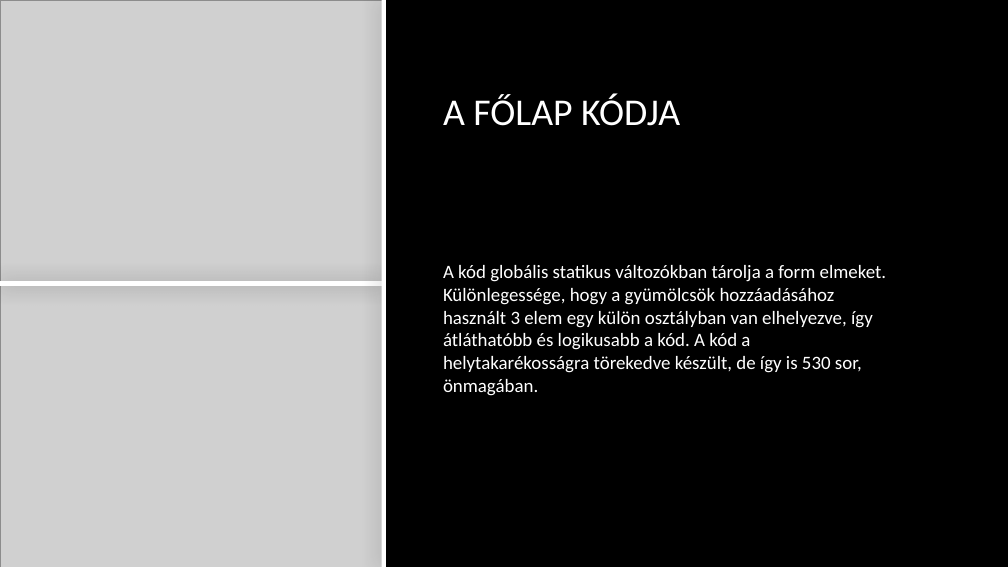
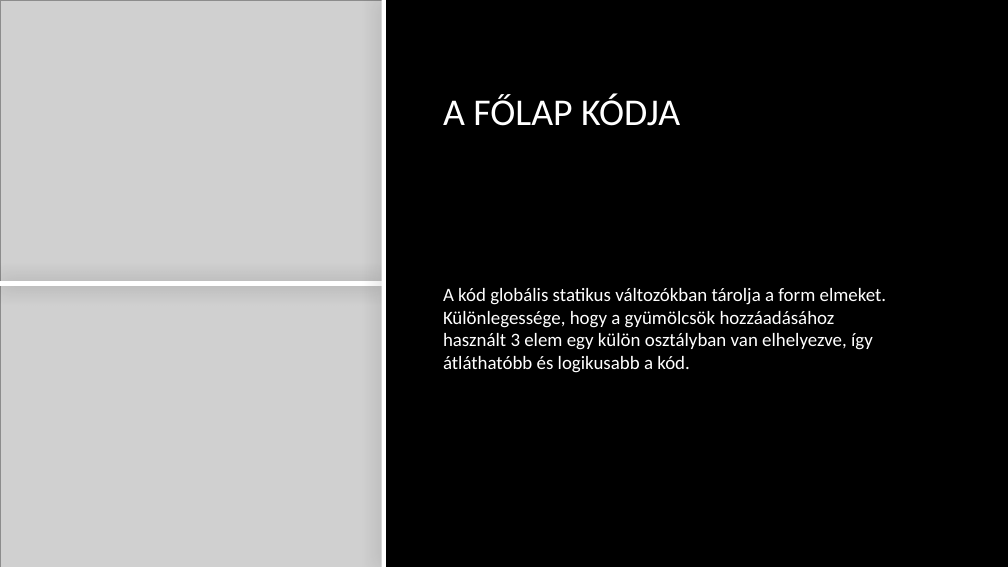
Before and after one commit to KendodiK/atvevo, a slide deck: slide 8 of Beszállítás kezelő program.pptx. Drawn at 1008x567 pixels with LibreOffice and Linux fonts; fonts in the diff are those of the drawing; grey boxes stand for pictures; background and template pictures are left out. Boxes give left, top, right and bottom in pixels: in the first picture for what was removed or moved away, otherwise in the second. Text is boxed around its words. In the diff, an @@ line names an element or a change of style, - is before the commit and + after.

```diff
--- a/Beszállítás kezelő program.pptx
+++ b/Beszállítás kezelő program.pptx
@@ text at box(443, 288, 887, 373): text changed @@
-A kód globális statikus változókban tárolja a form elmeket. Különlegessége, hogy a gyümölcsök hozzáadásához használt 3 elem egy külön osztályban van elhelyezve, így átláthatóbb és logikusabb a kód. A kód a helytakarékosságra törekedve készült, de így is 530 sor, önmagában.
+A kód globális statikus változókban tárolja a form elmeket. Különlegessége, hogy a gyümölcsök hozzáadásához használt 3 elem egy külön osztályban van elhelyezve, így átláthatóbb és logikusabb a kód.
```
Also in this commit, not shown: 1 other slide changed.
